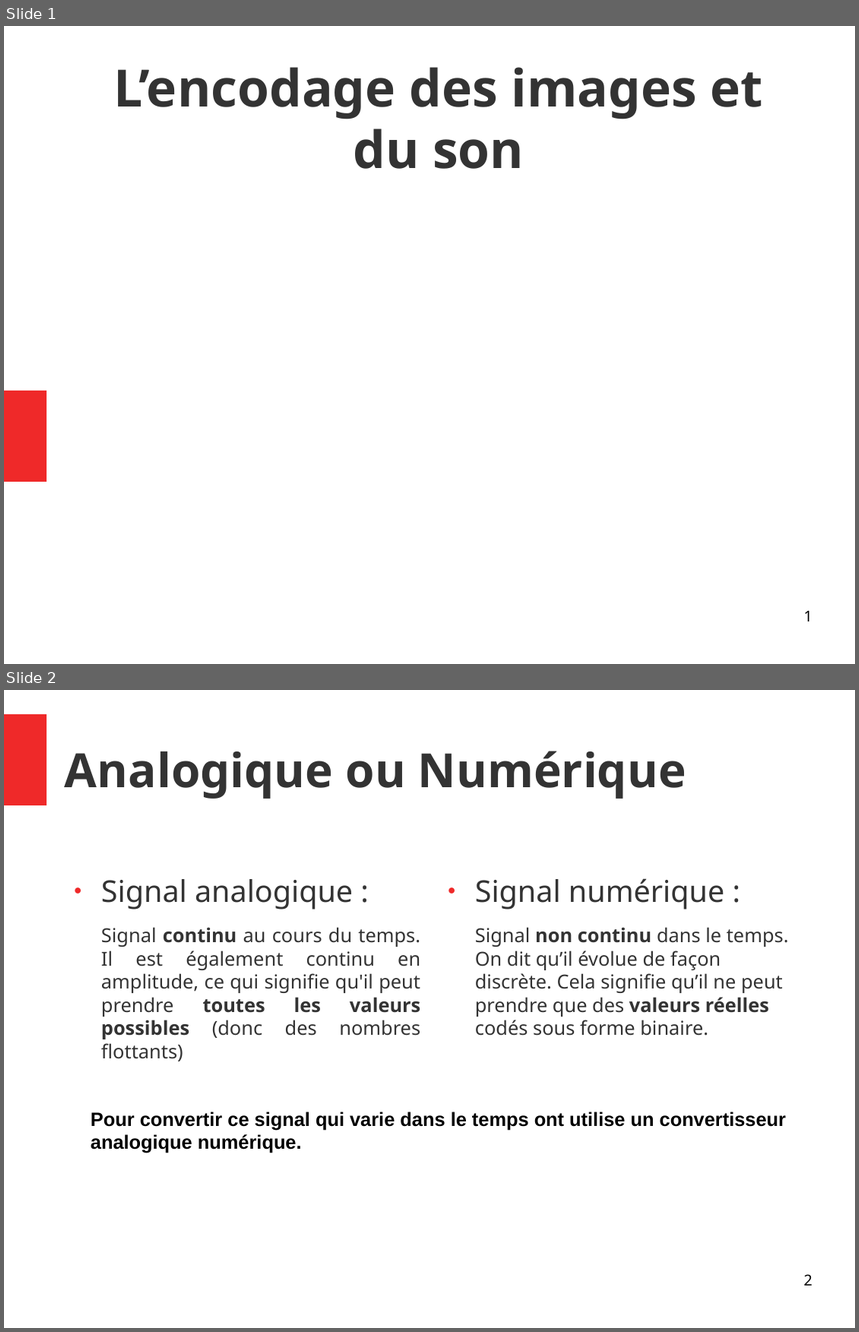
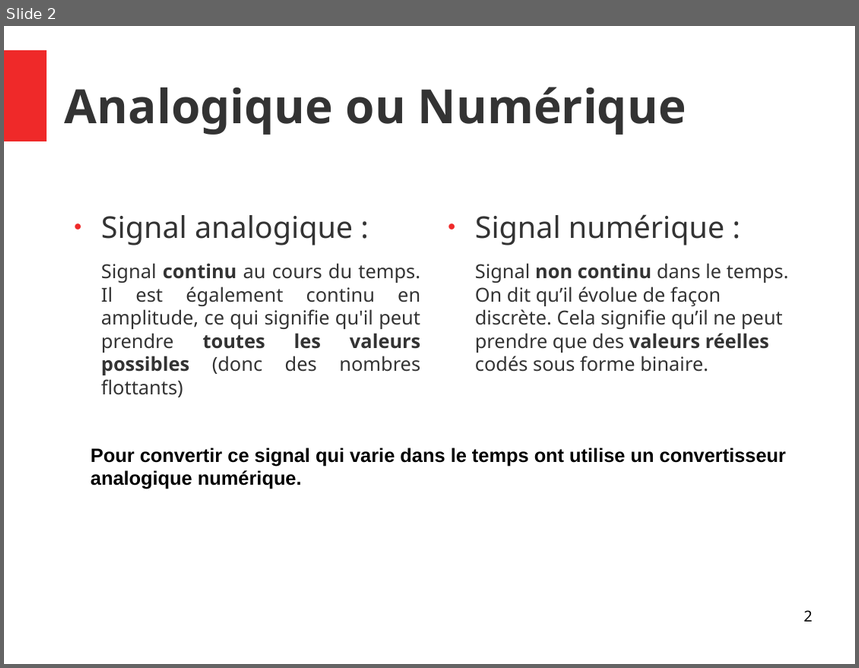
Before and after one commit to JenniferMiral/Compression-ZIP, a slide deck: Images&Sons.odp. Shown one above the other, each under a label of ours: slides 1 and 2 before the commit, slide 2 after it. The pictures are 859x1332 and 859x668 pixels, drawn with LibreOffice and Linux fonts; fonts in the diff are those of the drawing. Boxes give left, top, right and bottom in pixels: in the first picture for what was removed or moved away, otherwise in the second. Text is boxed around its words. In the diff, an @@ line names an element or a change of style, - is before the commit and + after.

```diff
--- a/Images&Sons.odp
+++ b/Images&Sons.odp
@@ slide 1 removed at (4, 26, 855, 664), background #FFFFFF @@
@@ title removed at (114, 67, 763, 169) @@
-L’encodage des images et du son
@@ rectangle removed at (4, 391, 47, 482) @@
@@ page number removed at (804, 611, 813, 622) @@
-1
```
Also in this commit, not shown: 3 slides added.
